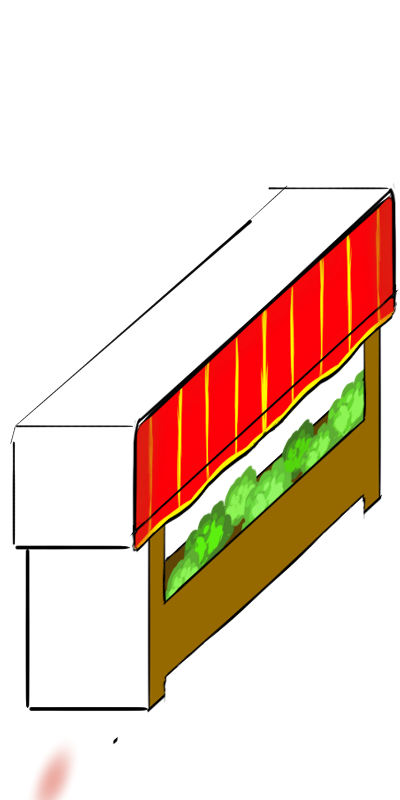
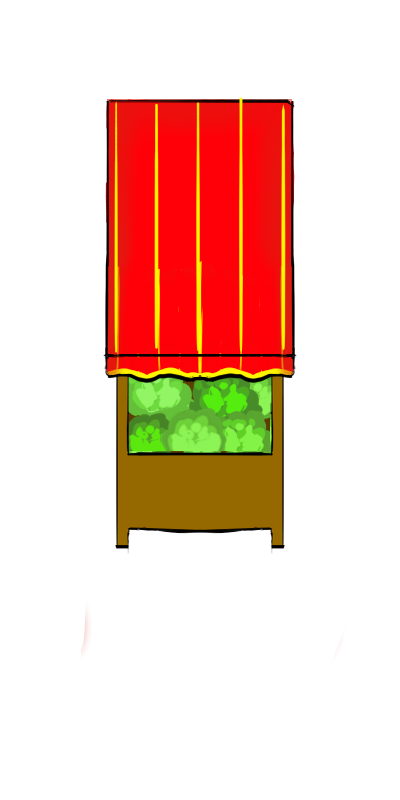
Comparing the layer stacks of the two 400×800 images. Changes:
added layer "Layer 16" above "Copy of Layer 9 Merged" over [64, 97, 320, 384]
painted on "Copy of Layer 9 Merged" over [10, 97, 399, 800]
removed layer "Layer 10" over [10, 128, 399, 768]
added layer "Copy of KohlEinzelnd2.png" (1st of 5) above "Copy of KohlEinzelnd2.png" over [144, 391, 272, 519]
added layer "Copy of KohlEinzelnd2.png" (2nd of 5) above "Copy of KohlEinzeln.png" over [103, 402, 231, 466]
added layer "Copy of KohlEinzeln.png" (1st of 6) above "Copy of KohlEinzeln.png" over [201, 402, 329, 530]
added layer "Copy of KohlEinzeln.png" (2nd of 6) above "Copy of KohlEinzeln.png" over [185, 361, 313, 489]
added layer "Copy of KohlEinzeln.png" (3rd of 6) above "Copy of KohlEinzelnd2.png" over [118, 355, 246, 483]
added layer "Copy of KohlEinzelnd2.png" (3rd of 5) above "Layer 15" over [211, 360, 339, 424]
added layer "Layer 15" above "Layer 9" over [10, 97, 384, 512]
